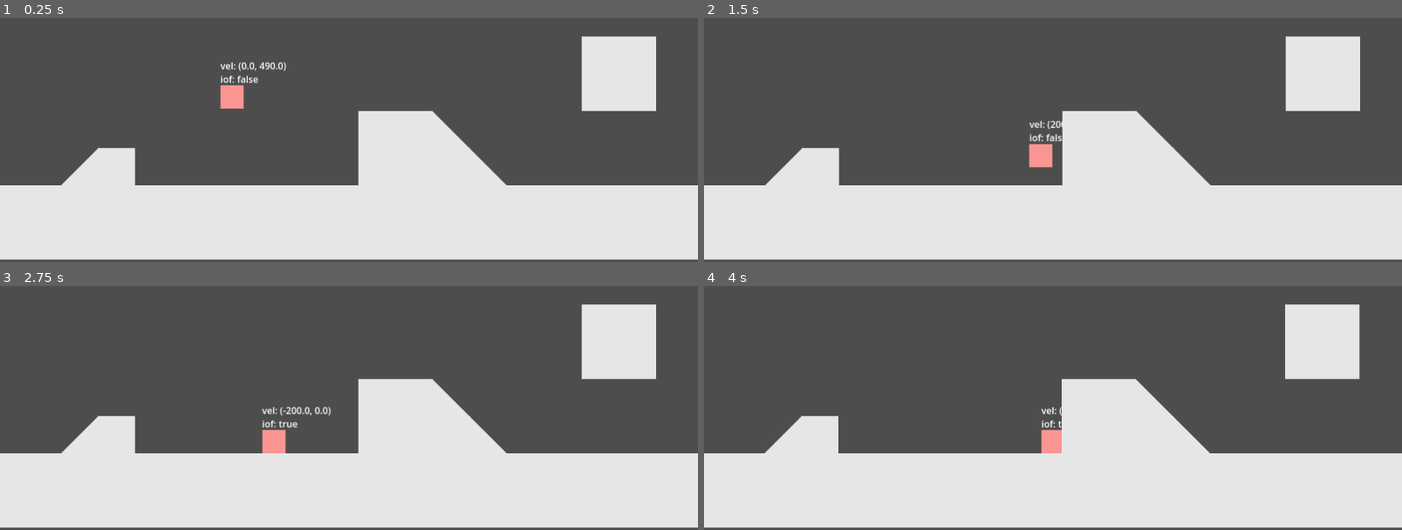
Above: before the commit, frames 1-4 (two rows, left to right).
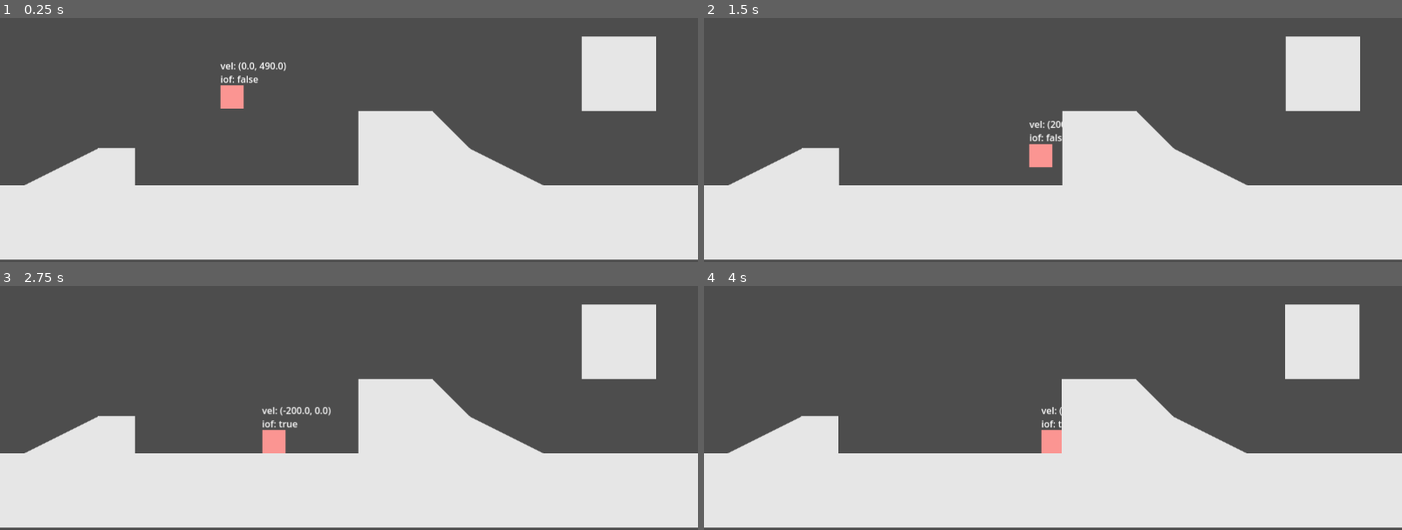
Above: after the commit, the same moments.

Repository: TruPotato/december-jam
Game: Godot game, scene res://Scenes/Maps/test_map.tscn
Two runs of this game, one before a commit and one after it. Both use one fixed random seed, a clock stepped at 60 frames per second and the inputs below.
Inputs:
- Up to frame 1 (0.25 s): no input
- Up to frame 2 (1.5 s): hold Right (move_right) from 0.53 s (still down); tap Z (accept) at 0.6, 1.35 s; tap Up (move_up) at 0.77 s
- Up to frame 3 (2.75 s): tap Up (move_up) at 1.52 s; tap Enter at 2 s; release Right (move_right) at 2.03 s; hold Left (move_left) from 2.03 s (still down); tap Z (accept) at 2.1 s
- Up to frame 4 (4 s): release Left (move_left) at 2.78 s; hold Right (move_right) from 2.78 s (still down); tap Z (accept) at 2.85, 3.6 s; tap Up (move_up) at 3.02, 3.77 s

The runs differ from the first frame. In frame 1, 0.8% of the frame differs, in the area x 3-78%, y 53-69%; in frame 2, 0.8%; in frame 3, 0.8%; in frame 4, 0.8%.

Commit message:
Even more slopes! (i'm procrastinating)

Diff:
--- a/Scenes/Maps/test_map.tscn
+++ b/Scenes/Maps/test_map.tscn
@@ -1,9 +1,10 @@
-[gd_scene load_steps=9 format=4 uid="uid://df0lwtrsnbyhr"]
+[gd_scene load_steps=11 format=4 uid="uid://df0lwtrsnbyhr"]
 
 [ext_resource type="PackedScene" uid="uid://bt2dxigvk0kth" path="res://Scenes/player.tscn" id="1_dorj5"]
 [ext_resource type="Texture2D" uid="uid://b8sint31hci7a" path="res://Graphics/grey_square.png" id="2_lvb5c"]
 [ext_resource type="Script" path="res://Scripts/temporary_door.gd" id="3_dorj5"]
 [ext_resource type="Texture2D" uid="uid://ivfn8glc8cha" path="res://Graphics/grey_slope.png" id="3_rnym6"]
+[ext_resource type="Texture2D" uid="uid://s1qmtd81k1lq" path="res://Graphics/grey_slope_long.png" id="4_wrd4j"]
 
 [sub_resource type="TileSetAtlasSource" id="TileSetAtlasSource_dorj5"]
 texture = ExtResource("2_lvb5c")
@@ -21,11 +22,28 @@
 0:0/1/flip_h = true
 0:0/1/physics_layer_0/polygon_0/points = PackedVector2Array(32, -32, -32, 32, 32, 32)
 
+[sub_resource type="TileSetAtlasSource" id="TileSetAtlasSource_o1aaj"]
+texture = ExtResource("4_wrd4j")
+texture_region_size = Vector2i(64, 64)
+0:0/next_alternative_id = 4
+0:0/0 = 0
+0:0/0/physics_layer_0/polygon_0/points = PackedVector2Array(-32, -32, 32, 0, 32, 32, -32, 32)
+0:0/1 = 1
+0:0/1/flip_h = true
+0:0/1/physics_layer_0/polygon_0/points = PackedVector2Array(-32, 0, 32, -32, 32, 32, -32, 32)
+1:0/next_alternative_id = 4
+1:0/0 = 0
+1:0/0/physics_layer_0/polygon_0/points = PackedVector2Array(-32, 0, 32, 32, -32, 32)
+1:0/3 = 3
+1:0/3/flip_h = true
+1:0/3/physics_layer_0/polygon_0/points = PackedVector2Array(32, 0, -32, 32, 32, 32)
+
 [sub_resource type="TileSet" id="TileSet_yx20t"]
 tile_size = Vector2i(64, 64)
 physics_layer_0/collision_layer = 1
 sources/0 = SubResource("TileSetAtlasSource_dorj5")
 sources/1 = SubResource("TileSetAtlasSource_wrd4j")
+sources/2 = SubResource("TileSetAtlasSource_o1aaj")
 
 [sub_resource type="RectangleShape2D" id="RectangleShape2D_dorj5"]
 size = Vector2(79, 79)
@@ -36,7 +54,7 @@
 position = Vector2(359, 374)
 
 [node name="TileMapLayer" type="TileMapLayer" parent="."]
-tile_map_data = PackedByteArray("AAAAAAkAAAAAAAAAAAABAAkAAAA …(1200 unchanged characters)… AAAAAAAATAAoAAAAAAAAAAAALAAcAAQAAAAAAAAAMAAgAAQAAAAAAAAALAAgAAAAAAAAAAAACAAgAAAAAAAAAAAABAAgAAQAAAAAAAQA=")
+tile_map_data = PackedByteArray("AAAAAAkAAAAAAAAAAAABAAkAAAA …(1200 unchanged characters)… AAAAAAAATAAoAAAAAAAAAAAALAAcAAQAAAAAAAAALAAgAAAAAAAAAAAACAAgAAAAAAAAAAAABAAgAAgAAAAAAAQAMAAgAAgAAAAAAAAANAAgAAgABAAAAAAAAAAgAAgABAAAAAwA=")
 tile_set = SubResource("TileSet_yx20t")
 
 [node name="Door" type="ColorRect" parent="."]
Binary file added: Graphics/grey_slope_long.png
Not shown, added: Graphics/grey_slope_long.png.import
